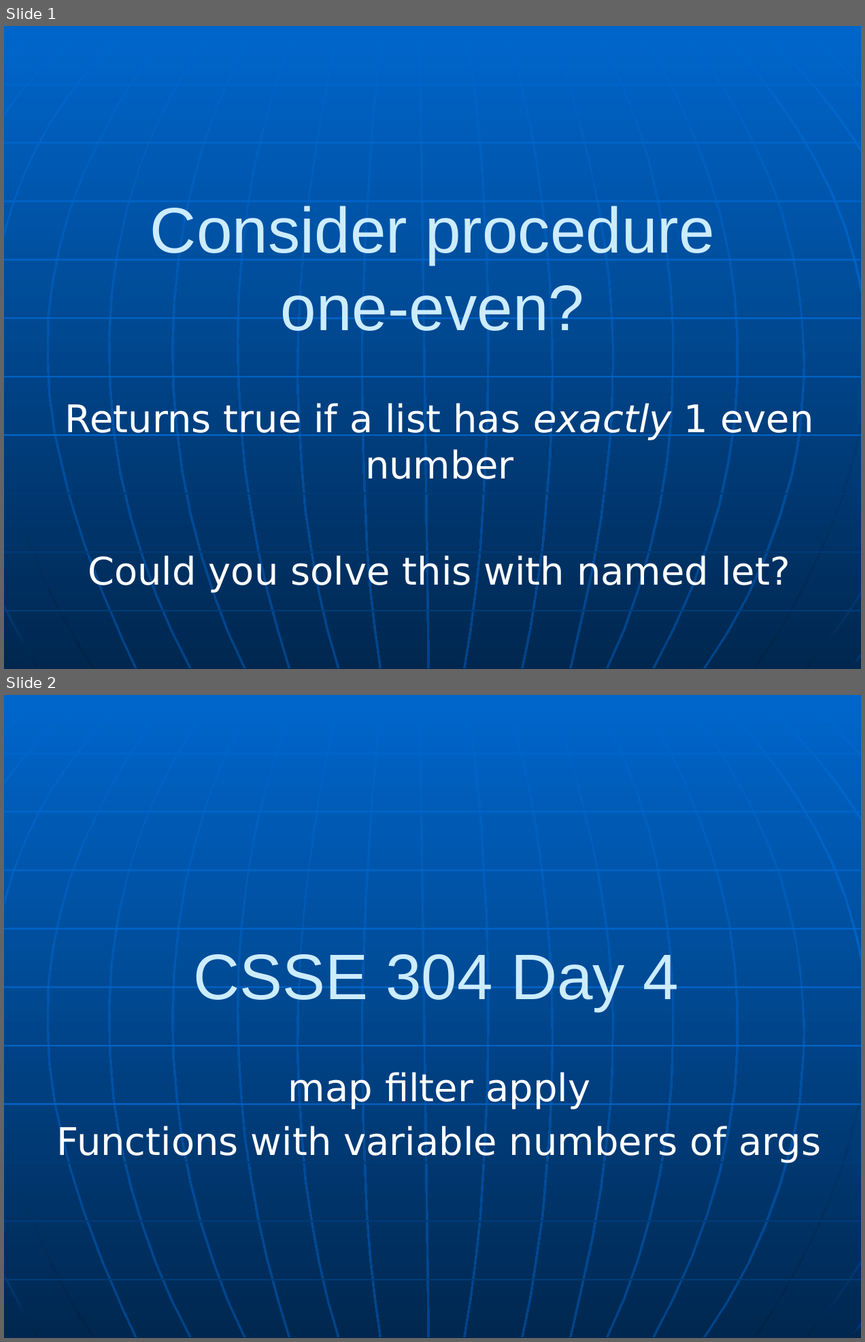
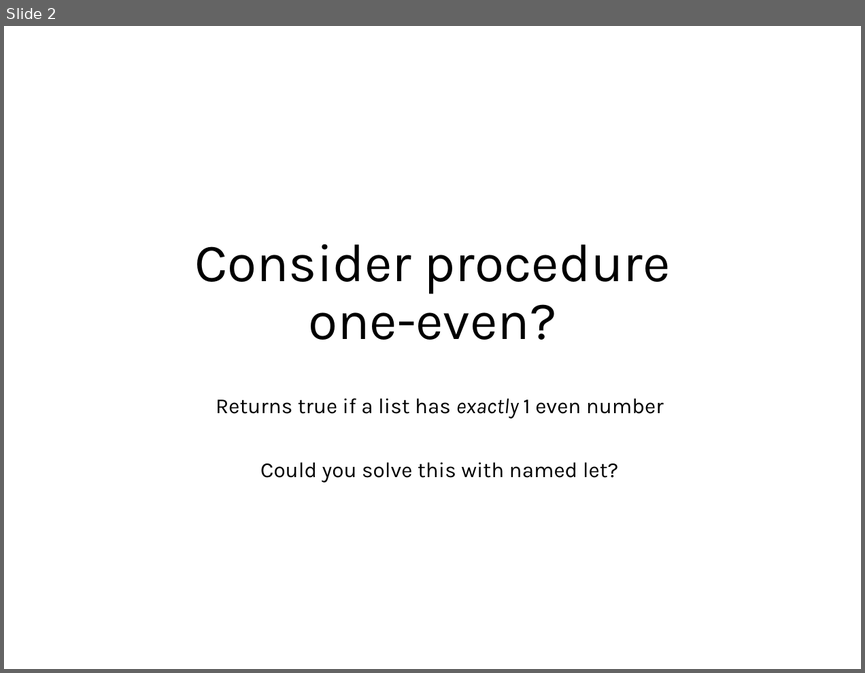
Before and after one commit to RHIT-CSSE/csse304, a slide deck: ClassMaterials/MapApply/RecursionMapApplyLambdaLet.pptx. Shown one above the other, each under a label of ours: slides 1 and 2 before the commit, slide 2 after it. The pictures are 865x1342 and 865x673 pixels, drawn with LibreOffice and Linux fonts; fonts in the diff are those of the drawing. Boxes give left, top, right and bottom in pixels: in the first picture for what was removed or moved away, otherwise in the second. Text is boxed around its words. In the diff, an @@ line names an element or a change of style, - is before the commit and + after.

Commit message:
new map apply problems

```diff
--- a/ClassMaterials/MapApply/RecursionMapApplyLambdaLet.pptx
+++ b/ClassMaterials/MapApply/RecursionMapApplyLambdaLet.pptx
@@ slide 2 removed at (x1=4, y1=695, x2=861, y2=1338), background gradient #0066CC to #004488; not listed: 34 template elements that a slide beside it also shows @@
@@ title removed at (x1=193, y1=954, x2=679, y2=1011) @@
-CSSE 304 Day 4
@@ subtitle removed at (x1=57, y1=1072, x2=821, y2=1162) @@
-map filter apply
-Functions with variable numbers of args
@@ what was slide 1 is now slide 2 @@
@@ slide 2 changed as well @@
@@ background gradient #0066CC to #004488 to #FFFFFF @@
@@ title "Consider procedure one-even?" moved from (x1=150, y1=206, x2=714, y2=331) to (x1=194, y1=244, x2=670, y2=339) @@
@@ title "Consider procedure one-even?" at (x1=194, y1=244, x2=670, y2=339): size 54 to 45 pt, font Arial to Karla, text colour #CCECFF to #000000; line spacing 1 to 0.9 @@
@@ subtitle "Returns true if a list ..." at (x1=215, y1=398, x2=664, y2=482): size 32 to 18 pt, font DejaVu Sans to Karla, text colour #FFFFFF to #000000; line spacing 1 to 0.9; more space between paragraphs @@
@@ group removed at (x1=4, y1=26, x2=861, y2=669): 24 freeform shapes, 10 lines @@
```
Also in this commit, not shown: 4 other slides changed, 1 slide added, 5 other slides removed, 3 other files.
